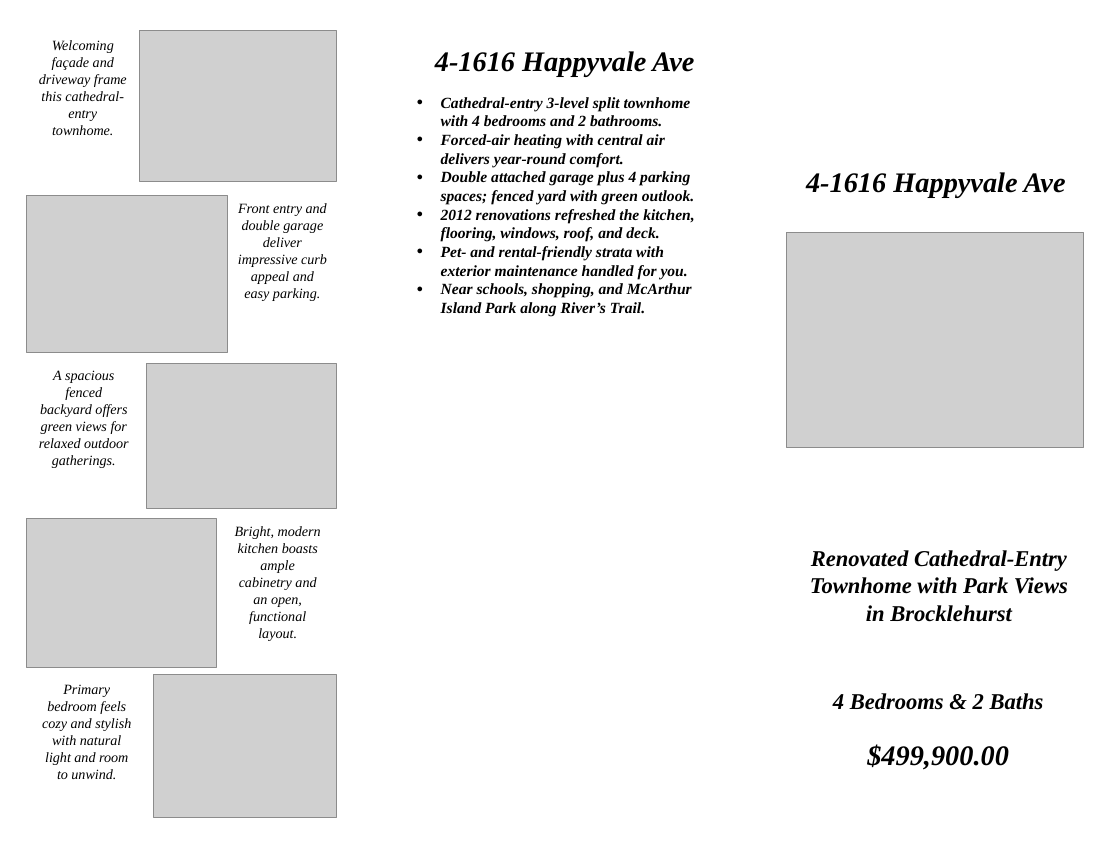
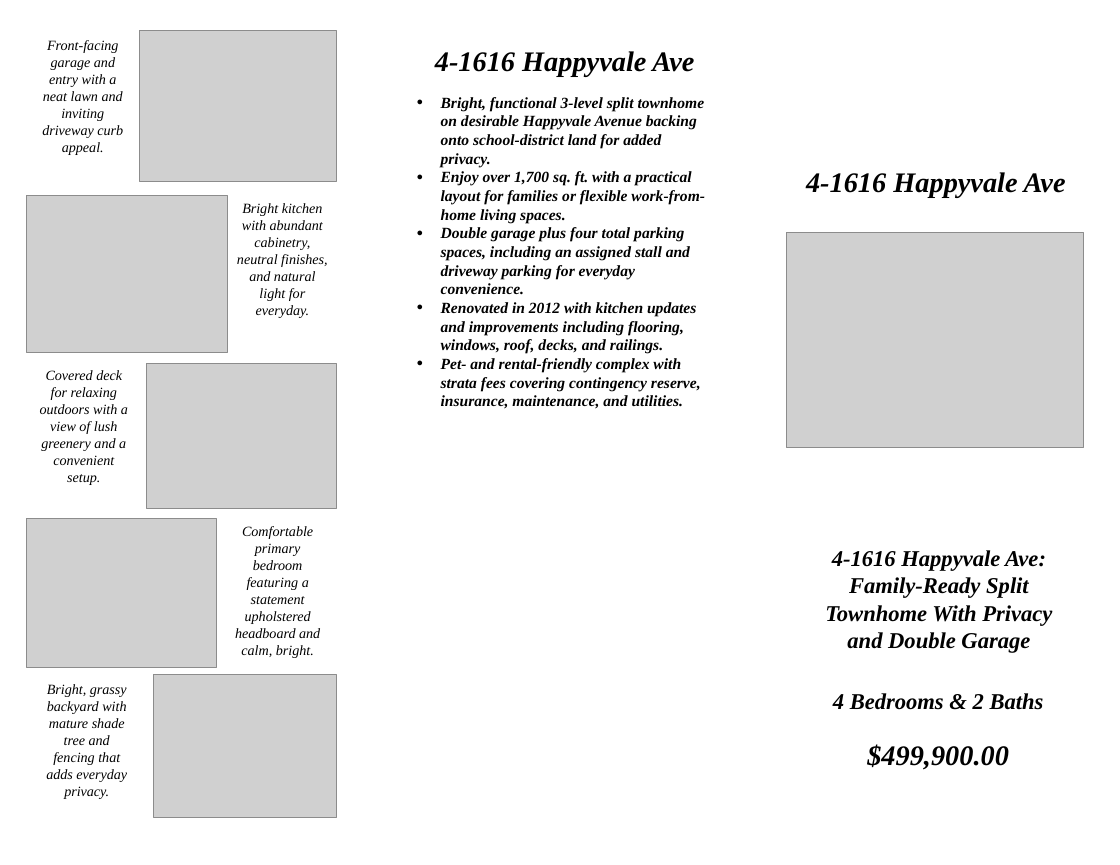
Before and after one commit to Shup04/Brochure-Agent, a slide deck: slide 1 of happyvale_brochure_v2.pptx. Drawn at 1120x865 pixels with LibreOffice and Linux fonts; fonts in the diff are those of the drawing; grey boxes stand for pictures; background and template pictures are left out. Boxes give left, top, right and bottom in pixels: in the first picture for what was removed or moved away, otherwise in the second. Text is boxed around its words. In the diff, an @@ line names an element or a change of style, - is before the commit and + after.

```diff
--- a/happyvale_brochure_v2.pptx
+++ b/happyvale_brochure_v2.pptx
@@ text at (42, 40, 123, 155): text changed @@
-Welcoming façade and driveway frame this cathedral-entry townhome.
+Front-facing garage and entry with a neat lawn and inviting driveway curb appeal.
@@ text at (441, 97, 705, 409): text changed @@
-● Cathedral-entry 3-level split townhome with 4 bedrooms and 2 bathrooms.
-● Forced-air heating with central air delivers year-round comfort.
-● Double attached garage plus 4 parking spaces; fenced yard with green outlook.
-● 2012 renovations refreshed the kitchen, flooring, windows, roof, and deck.
-● Pet- and rental-friendly strata with exterior maintenance handled for you.
-● Near schools, shopping, and McArthur Island Park along River’s Trail.
+● Bright, functional 3-level split townhome on desirable Happyvale Avenue backing onto school-district land for added privacy.
+● Enjoy over 1,700 sq. ft. with a practical layout for families or flexible work-from-home living spaces.
+● Double garage plus four total parking spaces, including an assigned stall and driveway parking for everyday convenience.
+● Renovated in 2012 with kitchen updates and improvements including flooring, windows, roof, decks, and railings.
+● Pet- and rental-friendly complex with strata fees covering contingency reserve, insurance, maintenance, and utilities.
@@ text at (237, 203, 328, 318): text changed @@
-Front entry and double garage deliver impressive curb appeal and easy parking.
+Bright kitchen with abundant cabinetry, neutral finishes, and natural light for everyday.
@@ text at (40, 370, 128, 485): text changed @@
-A spacious fenced backyard offers green views for relaxed outdoor gatherings.
+Covered deck for relaxing outdoors with a view of lush greenery and a convenient setup.
@@ text at (235, 526, 320, 658): text changed @@
-Bright, modern kitchen boasts ample cabinetry and an open, functional layout.
+Comfortable primary bedroom featuring a statement upholstered headboard and calm, bright.
@@ text at (825, 550, 1052, 653): text changed @@
-Renovated Cathedral-Entry Townhome with Park Views in Brocklehurst
+4-1616 Happyvale Ave: Family-Ready Split Townhome With Privacy and Double Garage
@@ text at (46, 684, 127, 799): text changed @@
-Primary bedroom feels cozy and stylish with natural light and room to unwind.
+Bright, grassy backyard with mature shade tree and fencing that adds everyday privacy.
```
Also in this commit, not shown: 1 other slide changed, 2 other files.
